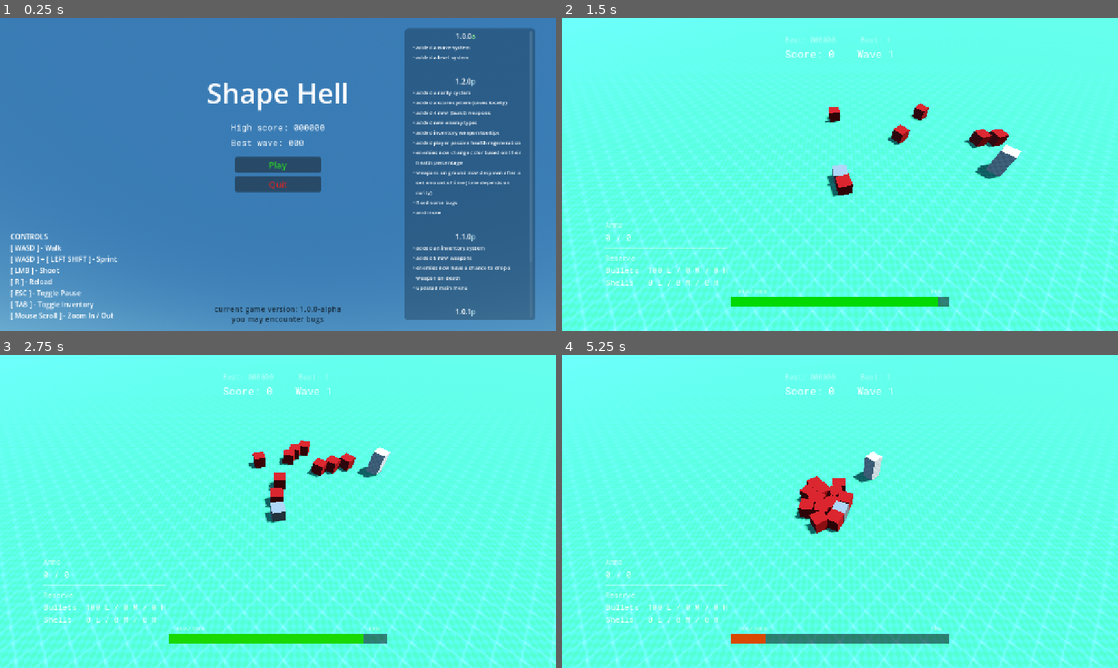
Above: before the commit, frames 1-4 (two rows, left to right).
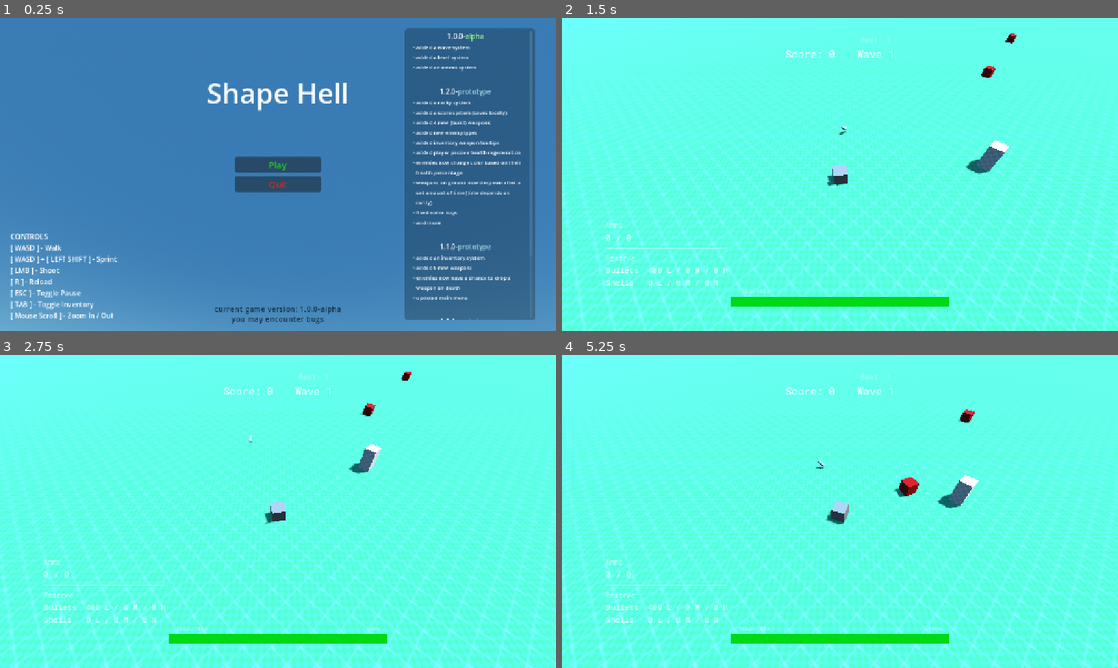
Above: after the commit, the same moments.

Repository: Denis-942/shape-hell
Game: Godot game, scene res://src/scenes/root.tscn
Same seed, same stepped clock (60 frames per second), same inputs: the game is played once before the commit and once after it.
Inputs (mouse positions are in pixels of both pictures, inside the frame that each line leads up to):
- Up to frame 1 (0.25 s): no input
- Up to frame 2 (1.5 s): click "Play" at 0.5 s; move the mouse to (962, 158) at 1.27 s; hold D (right) from 1.28 s (still down); tap 1 (equip) at 1.35 s
- Up to frame 3 (2.75 s): move the mouse to (166, 527) at 2.02 s; release D (right) at 2.03 s; hold S (down) from 2.03 s (still down); tap Shift (sprint) at 2.1 s
- Up to frame 4 (5.25 s): move the mouse to (895, 442) at 2.77 s; release S (down) at 2.78 s; hold D (right) 2.78-3.53 s; click (895, 442) at 2.85 s; move the mouse to (812, 574) at 3.52 s; hold W (up) 3.53-4.28 s; tap Mouse wheel up (zoom_in) at 3.6 s; move the mouse to (1006, 558) at 4.27 s; hold A (left) from 4.28 s (still down); tap Mouse wheel down (zoom_out) at 4.35 s; tap R (reload) at 4.9 s; move the mouse to (673, 464) at 5.02 s; tap 1 (equip) at 5.1 s

The runs differ from the first frame. In frame 1, 2.6% of the frame differs, in the area x 41-94%, y 4-97%; in frame 2, 20%; in frame 3, 24%; in frame 4, 25%, in the area x 0-100%, y 6-100%.

Commit message:
Balancing, some small changes, uhh mainly balancing

Diff:
--- a/src/resources/breaker_weapon_data.tres
+++ b/src/resources/breaker_weapon_data.tres
@@ -26,6 +26,7 @@
 ammo_type = 1
 ammo_weight = 1
 max_ammo = 9
+reload_time = 1.8
 pierce = 7
 projectile_range = 24.0
 projectile_velocity = 70.0
--- /dev/null
+++ b/src/resources/burst_pistol_weapon_data.tres
@@ -0,0 +1,33 @@
+[gd_resource type="Resource" script_class="WeaponData" format=3 uid="uid://824a11xmuhwc"]
+
+[ext_resource type="Script" uid="uid://fa70vcd32qay" path="res://src/scripts/weapon/weapon_data.gd" id="1_jxoom"]
+[ext_resource type="Script" uid="uid://dcbjus20o1o1n" path="res://src/scripts/other/scaled_value.gd" id="1_sdk4b"]
+[ext_resource type="PackedScene" uid="uid://cvd23y3umpox2" path="res://src/scenes/items/weapon_drop.tscn" id="2_ntqfy"]
+[ext_resource type="PackedScene" uid="uid://b8wko4u6gr2hq" path="res://src/scenes/weapons/pistol.tscn" id="4_503t8"]
+
+[sub_resource type="Resource" id="Resource_axtq5"]
+script = ExtResource("1_sdk4b")
+base = 7.0
+metadata/_custom_type_script = "uid://dcbjus20o1o1n"
+
+[resource]
+script = ExtResource("1_jxoom")
+weapon_name = "Burst Pistol"
+weapon_id = &"burst_pistol"
+_fire_type = 1
+rarity = 1
+_burst_fire_delay = 0.3
+_burst_count = 3
+_burst_interval = 0.05
+_burst_rpm = 450
+_burst_rps = 7.5
+damage = SubResource("Resource_axtq5")
+max_ammo = 36
+reload_time = 0.9
+pierce = 2
+projectile_range = 60.0
+projectile_velocity = 80.0
+spread_angle = 6.0
+weapon_scene = ExtResource("4_503t8")
+item_scene = ExtResource("2_ntqfy")
+metadata/_custom_type_script = "uid://fa70vcd32qay"
--- a/src/resources/burster_weapon_data.tres
+++ b/src/resources/burster_weapon_data.tres
@@ -7,7 +7,7 @@
 
 [sub_resource type="Resource" id="Resource_fb1g7"]
 script = ExtResource("1_xt6xi")
-base = 8.0
+base = 10.0
 metadata/_custom_type_script = "uid://dcbjus20o1o1n"
 
 [resource]
@@ -16,14 +16,15 @@
 weapon_id = &"burster"
 _fire_type = 1
 rarity = 3
-_burst_fire_delay = 0.9
+_burst_fire_delay = 0.7
 _burst_count = 10
-_burst_interval = 0.05
-_burst_rpm = 444
-_burst_rps = 7.4074074074074066
+_burst_interval = 0.02
+_burst_rpm = 681
+_burst_rps = 11.363636363636365
 damage = SubResource("Resource_fb1g7")
 ammo_weight = 1
-max_ammo = 45
+max_ammo = 100
+reload_time = 3.0
 pierce = 4
 projectile_range = 60.0
 projectile_velocity = 90.0
--- a/src/resources/destroyer_weapon_data.tres
+++ b/src/resources/destroyer_weapon_data.tres
@@ -16,14 +16,15 @@
 weapon_id = &"destroyer"
 _fire_type = 2
 rarity = 4
-_shotgun_fire_delay = 0.7
+_shotgun_fire_delay = 0.5
 _shotgun_shot_count = 100
-_shotgun_rpm = 85
-_shotgun_rps = 1.4285714285714286
+_shotgun_rpm = 120
+_shotgun_rps = 2.0
 damage = SubResource("Resource_pg1kh")
 ammo_type = 1
 ammo_weight = 2
-max_ammo = 11
+max_ammo = 14
+reload_time = 3.5
 pierce = 9
 projectile_range = 15.0
 projectile_velocity = 100.0
--- a/src/resources/piercer_weapon_data.tres
+++ b/src/resources/piercer_weapon_data.tres
@@ -7,7 +7,7 @@
 
 [sub_resource type="Resource" id="Resource_hds2c"]
 script = ExtResource("1_lrg40")
-base = 40.0
+base = 30.0
 metadata/_custom_type_script = "uid://dcbjus20o1o1n"
 
 [resource]
@@ -15,12 +15,12 @@
 weapon_name = "Piercer"
 weapon_id = &"piercer"
 rarity = 3
-_single_rpm = 360
-_single_rps = 6.0
-_single_fire_delay = 0.16666666666666666
+_single_rpm = 240
+_single_rps = 4.0
+_single_fire_delay = 0.25
 damage = SubResource("Resource_hds2c")
 ammo_weight = 2
-max_ammo = 6
+max_ammo = 5
 pierce = 9
 projectile_range = 200.0
 projectile_velocity = 120.0
--- a/src/resources/pistol_weapon_data.tres
+++ b/src/resources/pistol_weapon_data.tres
@@ -7,18 +7,19 @@
 
 [sub_resource type="Resource" id="Resource_7okld"]
 script = ExtResource("1_kh7pj")
-base = 5.0
+base = 6.0
 metadata/_custom_type_script = "uid://dcbjus20o1o1n"
 
 [resource]
 script = ExtResource("1_j5mfu")
 weapon_name = "Pistol"
 weapon_id = &"pistol"
-_single_rpm = 480
-_single_rps = 8.0
-_single_fire_delay = 0.125
+_single_rpm = 300
+_single_rps = 5.0
+_single_fire_delay = 0.2
 damage = SubResource("Resource_7okld")
-max_ammo = 12
+max_ammo = 15
+reload_time = 0.6
 pierce = 2
 projectile_range = 70.0
 projectile_velocity = 60.0
--- a/src/resources/rifle_weapon_data.tres
+++ b/src/resources/rifle_weapon_data.tres
@@ -7,7 +7,7 @@
 
 [sub_resource type="Resource" id="Resource_bpmo2"]
 script = ExtResource("1_iw4qb")
-base = 7.0
+base = 8.0
 metadata/_custom_type_script = "uid://dcbjus20o1o1n"
 
 [resource]
@@ -20,6 +20,7 @@
 _single_fire_delay = 0.08333333333333333
 damage = SubResource("Resource_bpmo2")
 max_ammo = 30
+reload_time = 2.1
 pierce = 3
 projectile_range = 100.0
 projectile_velocity = 80.0
--- a/src/resources/shotgun_weapon_data.tres
+++ b/src/resources/shotgun_weapon_data.tres
@@ -22,7 +22,8 @@
 _shotgun_rps = 2.5
 damage = SubResource("Resource_knmor")
 ammo_weight = 2
-max_ammo = 7
+max_ammo = 6
+reload_time = 0.9
 pierce = 3
 projectile_range = 9.0
 projectile_velocity = 50.0
--- a/src/resources/shredder_weapon_data.tres
+++ b/src/resources/shredder_weapon_data.tres
@@ -7,7 +7,7 @@
 
 [sub_resource type="Resource" id="Resource_cysq1"]
 script = ExtResource("1_o3e1u")
-base = 8.0
+base = 7.0
 metadata/_custom_type_script = "uid://dcbjus20o1o1n"
 
 [resource]
@@ -15,15 +15,16 @@
 weapon_name = "Shredder"
 weapon_id = &"shredder"
 rarity = 4
-_single_rpm = 12000
-_single_rps = 200.0
-_single_fire_delay = 0.005
+_single_rpm = 9000
+_single_rps = 150.0
+_single_fire_delay = 0.006666666666666667
 damage = SubResource("Resource_cysq1")
-max_ammo = 400
+max_ammo = 600
+reload_time = 5.0
 pierce = 5
 projectile_range = 25.0
 projectile_velocity = 70.0
-spread_angle = 30.0
+spread_angle = 35.0
 weapon_scene = ExtResource("3_o3e1u")
 item_scene = ExtResource("1_ckcsa")
 metadata/_custom_type_script = "uid://fa70vcd32qay"
--- a/src/resources/smg_weapon_data.tres
+++ b/src/resources/smg_weapon_data.tres
@@ -7,7 +7,7 @@
 
 [sub_resource type="Resource" id="Resource_7ip5j"]
 script = ExtResource("1_km4lq")
-base = 6.0
+base = 7.0
 metadata/_custom_type_script = "uid://dcbjus20o1o1n"
 
 [resource]
@@ -20,10 +20,11 @@
 _single_fire_delay = 0.03333333333333333
 damage = SubResource("Resource_7ip5j")
 max_ammo = 60
-pierce = 3
+reload_time = 0.6
+pierce = 2
 projectile_range = 50.0
 projectile_velocity = 60.0
-spread_angle = 8.0
+spread_angle = 11.0
 weapon_scene = ExtResource("3_km4lq")
 item_scene = ExtResource("1_g1gkf")
 metadata/_custom_type_script = "uid://fa70vcd32qay"
--- a/src/scenes/enemies/cube_enemy.tscn
+++ b/src/scenes/enemies/cube_enemy.tscn
@@ -15,9 +15,14 @@
 })
 metadata/_custom_type_script = "uid://c7wo7a5617xkt"
 
+[sub_resource type="Resource" id="Resource_uk8gr"]
+script = ExtResource("2_q8ubj")
+base = 15.0
+metadata/_custom_type_script = "uid://dcbjus20o1o1n"
+
 [sub_resource type="Resource" id="Resource_v4rts"]
 script = ExtResource("2_q8ubj")
-base = 90.0
+base = 50.0
 metadata/_custom_type_script = "uid://dcbjus20o1o1n"
 
 [sub_resource type="CylinderShape3D" id="CylinderShape3D_ffr4i"]
@@ -31,7 +36,7 @@
 
 [node name="CubeEnemy" unique_id=1453232687 node_paths=PackedStringArray("_mesh") instance=ExtResource("1_08uga")]
 rarity_set = SubResource("Resource_mukbn")
-_damage = 5.0
+_damage = SubResource("Resource_uk8gr")
 _speed = 5.0
 _mesh = NodePath("Model")
 _color = Color(0.8, 0, 0, 1)
@@ -40,5 +45,8 @@
 [node name="CollisionShape3D" parent="PlayerDetectionArea" parent_id_path=PackedInt32Array(1629053140) index="0" unique_id=1409306211]
 shape = SubResource("CylinderShape3D_ffr4i")
 
+[node name="CollisionShape3D" parent="PayerAttackArea" parent_id_path=PackedInt32Array(620668395) index="0" unique_id=507740027]
+transform = Transform3D(1, 0, 0, 0, 1, 0, 0, 0, 1, 0, 0, -1.5)
+
 [node name="Model" parent="." index="3" unique_id=2125503745]
 mesh = SubResource("BoxMesh_e1bd7")
--- a/src/scenes/enemies/cuboid_enemy.tscn
+++ b/src/scenes/enemies/cuboid_enemy.tscn
@@ -15,9 +15,14 @@
 })
 metadata/_custom_type_script = "uid://c7wo7a5617xkt"
 
+[sub_resource type="Resource" id="Resource_fn2h1"]
+script = ExtResource("2_i4og5")
+base = 25.0
+metadata/_custom_type_script = "uid://dcbjus20o1o1n"
+
 [sub_resource type="Resource" id="Resource_q8ubj"]
 script = ExtResource("2_i4og5")
-base = 140.0
+base = 70.0
 metadata/_custom_type_script = "uid://dcbjus20o1o1n"
 
 [sub_resource type="CylinderShape3D" id="CylinderShape3D_08uga"]
@@ -32,7 +37,7 @@
 
 [node name="CuboidEnemy" unique_id=1453232687 node_paths=PackedStringArray("_mesh") instance=ExtResource("1_ojhqs")]
 rarity_set = SubResource("Resource_p31mp")
-_damage = 15.0
+_damage = SubResource("Resource_fn2h1")
 _attack_rate = 2.0
 _mesh = NodePath("Model")
 _color = Color(0, 0.63529414, 1, 1)
@@ -41,6 +46,9 @@
 [node name="CollisionShape3D" parent="PlayerDetectionArea" parent_id_path=PackedInt32Array(1629053140) index="0" unique_id=1409306211]
 shape = SubResource("CylinderShape3D_08uga")
 
+[node name="CollisionShape3D" parent="PayerAttackArea" parent_id_path=PackedInt32Array(620668395) index="0" unique_id=507740027]
+transform = Transform3D(1, 0, 0, 0, 1, 0, 0, 0, 1, 0, 0, -1.75)
+
 [node name="Model" parent="." index="3" unique_id=2125503745]
 transform = Transform3D(1, 0, 0, 0, 1, 0, 0, 0, 1, 0, 0.5, 0)
 mesh = SubResource("BoxMesh_16t0b")
--- a/src/scenes/enemies/cylinder_enemy.tscn
+++ b/src/scenes/enemies/cylinder_enemy.tscn
@@ -15,9 +15,14 @@
 })
 metadata/_custom_type_script = "uid://c7wo7a5617xkt"
 
+[sub_resource type="Resource" id="Resource_dfgjt"]
+script = ExtResource("2_sqirp")
+base = 5.0
+metadata/_custom_type_script = "uid://dcbjus20o1o1n"
+
 [sub_resource type="Resource" id="Resource_808mi"]
 script = ExtResource("2_sqirp")
-base = 70.0
+base = 30.0
 metadata/_custom_type_script = "uid://dcbjus20o1o1n"
 
 [sub_resource type="CylinderShape3D" id="CylinderShape3D_ojhqs"]
@@ -32,7 +37,7 @@
 
 [node name="CylinderEnemy" unique_id=1453232687 node_paths=PackedStringArray("_mesh") instance=ExtResource("1_0dabg")]
 rarity_set = SubResource("Resource_ofppv")
-_damage = 3.0
+_damage = SubResource("Resource_dfgjt")
 _speed = 7.0
 _attack_rate = 0.5
 _mesh = NodePath("Model")
@@ -42,6 +47,9 @@
 [node name="CollisionShape3D" parent="PlayerDetectionArea" parent_id_path=PackedInt32Array(1629053140) index="0" unique_id=1409306211]
 shape = SubResource("CylinderShape3D_ojhqs")
 
+[node name="CollisionShape3D" parent="PayerAttackArea" parent_id_path=PackedInt32Array(620668395) index="0" unique_id=507740027]
+transform = Transform3D(1, 0, 0, 0, 1, 0, 0, 0, 1, 0, 0, -1.25)
+
 [node name="Model" parent="." index="3" unique_id=2125503745]
 transform = Transform3D(-4.371139e-08, -1, 0, 1, -4.371139e-08, 0, 0, 0, 1, 0, 0, 0)
 mesh = SubResource("CylinderMesh_808mi")
--- a/src/scenes/player.tscn
+++ b/src/scenes/player.tscn
@@ -6,7 +6,6 @@
 [sub_resource type="Resource" id="Resource_v4rts"]
 script = ExtResource("2_v4rts")
 base = 100.0
-scalar = null
 metadata/_custom_type_script = "uid://dcbjus20o1o1n"
 
 [sub_resource type="SphereShape3D" id="SphereShape3D_cu3ee"]
@@ -14,7 +13,7 @@
 [sub_resource type="BoxMesh" id="BoxMesh_uqkm6"]
 
 [sub_resource type="CylinderShape3D" id="CylinderShape3D_cusn3"]
-radius = 5.0
+radius = 2.0
 
 [node name="Player" type="CharacterBody3D" unique_id=1900480450 node_paths=PackedStringArray("collect_area", "camera", "orientation", "hand")]
 collision_layer = 4
@@ -36,7 +35,7 @@
 mesh = SubResource("BoxMesh_uqkm6")
 
 [node name="Hand" type="Node3D" parent="Orientation" unique_id=1822511787]
-transform = Transform3D(1, 0, 0, 0, 1, 0, 0, 0, 1, 0, 0, -1.25)
+transform = Transform3D(1, 0, 0, 0, 1, 0, 0, 0, 1, 0, 0, -1)
 
 [node name="CameraHolder" type="Node3D" parent="." unique_id=270480315]
 transform = Transform3D(0.7071067, -0.54167515, 0.45451945, 0, 0.6427876, 0.7660444, -0.7071067, -0.54167515, 0.45451945, 0, 0, 0)
--- a/src/scenes/root.tscn
+++ b/src/scenes/root.tscn
@@ -14,38 +14,33 @@
 [ext_resource type="FontFile" uid="uid://c6aj2iphg5erv" path="res://assets/fonts/roboto_mono/RobotoMono-VariableFont_wght.ttf" id="6_x75jv"]
 [ext_resource type="Script" uid="uid://57nvopw0y6cr" path="res://src/scripts/ui/game_version_label.gd" id="7_s0bkk"]
 
-[sub_resource type="Resource" id="Resource_7xcce"]
+[sub_resource type="Resource" id="Resource_pg1kh"]
 script = ExtResource("2_6fxmi")
 spawn_scene = ExtResource("3_tn3mo")
-spawn_position = Vector3(0, 0, -10)
-total_spawn_amount = 24
-spawn_amount = 3
-spawn_interval = 0.75
-spawn_limit = 12
+spawn_position = Vector3(0, 0, -40)
+spawn_amount = 5
+spawn_interval = 1.5
+spawn_limit = 20
 spawn_radius = 20.0
 metadata/_custom_type_script = "uid://dyc17kh50b4rk"
 
-[sub_resource type="Resource" id="Resource_mabam"]
+[sub_resource type="Resource" id="Resource_hds2c"]
 script = ExtResource("2_6fxmi")
-starting_wave = 2
 spawn_scene = ExtResource("4_17eu8")
-spawn_position = Vector3(0, 0, -10)
-total_spawn_amount = 16
+spawn_position = Vector3(0, 0, -40)
 spawn_amount = 2
-spawn_interval = 1.0
-spawn_limit = 8
+spawn_interval = 2.0
+spawn_limit = 10
 spawn_radius = 20.0
 metadata/_custom_type_script = "uid://dyc17kh50b4rk"
 
-[sub_resource type="Resource" id="Resource_6fxmi"]
+[sub_resource type="Resource" id="Resource_bpmo2"]
 script = ExtResource("2_6fxmi")
-starting_wave = 3
 spawn_scene = ExtResource("5_tn3mo")
-spawn_position = Vector3(0, 0, -10)
-total_spawn_amount = 32
+spawn_position = Vector3(0, 0, -40)
 spawn_amount = 3
 spawn_interval = 0.5
-spawn_limit = 16
+spawn_limit = 15
 spawn_radius = 20.0
 metadata/_custom_type_script = "uid://dyc17kh50b4rk"
 
@@ -189,7 +184,9 @@
 main_menu_camera = NodePath("MainMenuCamera")
 ui_canvas_root = NodePath("../../CanvasLayer")
 spawner_pos = NodePath("../../GameWorld/Holders/Spawners/Node3D")
-spawner_datas = Array[ExtResource("2_6fxmi")]([SubResource("Resource_7xcce"), SubResource("Resource_mabam"), SubResource("Resource_6fxmi")])
+cube_spawner_data = SubResource("Resource_pg1kh")
+cuboid_spawner_data = SubResource("Resource_hds2c")
+cylinder_spawner_data = SubResource("Resource_bpmo2")
 metadata/_custom_type_script = "uid://dcmhvmc603jsl"
 
 [node name="MainMenuCamera" type="Camera3D" parent="Singletons/Game" unique_id=1834265182]
@@ -605,12 +602,13 @@
 size_flags_vertical = 3
 theme_override_constants/line_separation = 6
 bbcode_enabled = true
-text = "[center]1.0.0[color=light_green]a[/color][/center][font_size=12][ul]
+text = "[center]1.0.0-[color=light_green]alpha[/color][/center][font_size=12][ul]
 added a wave system
 added a level system
+added an ammo system
 [/ul]
 [/font_size]
-[center]1.2.0[color=light_blue]p[/color][/center][font_size=12][ul]
+[center]1.2.0-[color=light_blue]prototype[/color][/center][font_size=12][ul]
 added a rarity system
 added a score system (saves locally)
 added 4 new (burst) weapons
@@ -623,14 +621,14 @@
 and more
 [/ul]
 [/font_size]
-[center]1.1.0[color=light_blue]p[/color][/center][font_size=12][ul]
+[center]1.1.0-[color=light_blue]prototype[/color][/center][font_size=12][ul]
 added an inventory system
 added 5 new weapons
 enemies now have a chance to drop a weapon on death
 updated main menu
 [/ul]
 [/font_size]
-[center]1.0.1[color=light_blue]p[/color][/center][font_size=12][ul]
+[center]1.0.1-[color=light_blue]prototype[/color][/center][font_size=12][ul]
 fixed a bug making the player being unable to kill after one death
 enemies are now killed after a restart
 [/ul]
--- a/src/scripts/entity/enemy.gd
+++ b/src/scripts/entity/enemy.gd
@@ -3,7 +3,7 @@
 
 @export var rarity_set: RaritySet
 
-@export var _damage: float = 10.0
+@export var _damage: ScalableValue
 @export var _speed: float = 1.0
 @export var _attack_rate: float = 1.0
 
@@ -19,7 +19,18 @@
 @export var _color: Color
 
 
+# func _enter_tree() -> void:
+
+
 func _ready() -> void:
+	_damage.set_scaling_func(func(b: float, l: int) -> float:
+		return b * (1.0 + (l - 1) * 0.5)
+		)
+	_damage.scalar = maxi(level.value(), 1)
+	level.changed.connect(func(new_value: int) -> void:
+		_damage.scalar = maxi(new_value, 1)
+		)
+
 	_player = Game.inst.player
 	_player_detection_area.body_entered.connect(_on_player_detection_area_body_entered)
 	_player_attack_area.body_entered.connect(_on_player_attack_area_body_entered)
@@ -41,8 +52,9 @@
 	if _can_attack_player():
 		await _attack_player()
 
-	var dir: Vector3 = position.direction_to(_player.position)
-	#dir.y = velocity.y
+	var dir: Vector3
+	if not _player_in_attack_range:
+		dir = position.direction_to(_player.position)
 	velocity = Vector3(dir.x * _speed, velocity.y, dir.z * _speed)
 	look_at(_player.position)
 	move_and_slide()
@@ -67,7 +79,8 @@
 
 
 func _attack_player() -> void:
-	_player.take_damage(_damage)
+	var dmg: float = _damage.base
+	_player.take_damage(dmg)
 	_attack_on_cooldown = true
 	#await Utils.delay_s(_attack_rate)
 	await get_tree().create_timer(_attack_rate).timeout
--- a/src/scripts/entity/entity.gd
+++ b/src/scripts/entity/entity.gd
@@ -48,7 +48,7 @@
 
 func _enter_tree() -> void:
 	_max_health.set_scaling_func(func(b: float, l: int) -> float:
-		return b * (1.0 + (l - 1) * 0.1)
+		return b * (1.0 + (l - 1) * 0.5)
 		)
 	_max_health.scalar = maxi(level.value(), 1)
 	level.changed.connect(func(new_value: int) -> void:
--- a/src/scripts/singletons/game.gd
+++ b/src/scripts/singletons/game.gd
@@ -30,8 +30,11 @@
 @export var game_map: Node3D
 @export var main_menu_camera: Node
 @export var ui_canvas_root: CanvasLayer
-@export var spawner_pos: Node3D # INFO TEMPORARY
-@export var spawner_datas: Array[SpawnerData]
+@export var spawner_pos: Node3D # INFO temporary
+# @export var spawner_datas: Array[SpawnerData]
+@export var cube_spawner_data: SpawnerData
+@export var cuboid_spawner_data: SpawnerData
+@export var cylinder_spawner_data: SpawnerData
 
 enum AmmoType {
 	BULLET = 0,
@@ -158,6 +161,7 @@
 	enemy_died.connect(_on_enemy_died)
 	player_died.connect(func() -> void:
 		_player_death_count += 1
+		_playing = false
 		)
 	process_mode = Node.PROCESS_MODE_ALWAYS
 
@@ -171,15 +175,17 @@
 
 	_spawn_starter_weapon()
 
-	_load_data()
 	go_to_main_menu()
 
-	wave_finished.connect(func(wave_number: int) -> void:
-		print("finished wave %d" % wave_number)
-		print("starting wave %d in 1 second...\n" % (wave_number + 1))
+	wave_finished.connect(func(__wave_number: int) -> void:
+		# print("finished wave %d" % wave_number)
+		# print("starting wave %d in 1 second...\n" % (wave_number + 1))
 		await get_tree().create_timer(1.0).timeout
 		_start_next_wave()
 		)
+
+	await Utils.delay_frame()
+	_load_data()
 
 
 func _process(_delta: float) -> void:
@@ -216,22 +222,49 @@
 	_paused = false
 	start_wave(1)
 	# NOTE temporary
-	player.get_inventory().set_ammo(100, Game.AmmoType.BULLET, Game.AmmoWeight.LIGHT)
+	player.get_inventory().set_ammo(400, Game.AmmoType.BULLET, Game.AmmoWeight.LIGHT)
 
 
 func start_wave(wave_number: int) -> void:
 	print("starting wave %d" % wave_number)
 	_wave_number = wave_number
 	var wave_enemy_count := 0
-	for spawner_data: SpawnerData in spawner_datas:
-		if _wave_number >= spawner_data.starting_wave:
-			var spawner := Spawner.new(spawner_data)
-			spawner.level.set_value(wave_number)
-			spawner.activate()
-			wave_enemy_count += spawner.data.total_spawn_amount
-			print("spawner (%d | %d) activated" % [spawner_data.starting_wave, wave_number])
-		else:
-			print("spawner (%d | %d) NOT activated" % [spawner_data.starting_wave, wave_number])
+	var enemy_amount_to_spawn := int(5 + (_wave_number * 0.95))
+	# INFO disabled for now
+	# for spawner_data: SpawnerData in spawner_datas:
+	# 	if _wave_number >= spawner_data.starting_wave:
+	# 		var spawner := Spawner.new(spawner_data)
+	# 		spawner.level.set_value(wave_number)
+	# 		spawner.activate()
+	# 		wave_enemy_count += spawner.data.total_spawn_amount
+	# 		print("spawner (%d | %d) activated" % [spawner_data.starting_wave, wave_number])
+	# 	else:
+	# 		print("spawner (%d | %d) NOT activated" % [spawner_data.starting_wave, wave_number])
+	#region temp
+
+	# INFO hardcoded for now
+	var spawner1 := Spawner.new(cube_spawner_data)
+	spawner1.level.set_value(wave_number)
+	spawner1.activate()
+	spawner1.data.total_spawn_amount = int(enemy_amount_to_spawn * 0.5)
+	wave_enemy_count += spawner1.data.total_spawn_amount
+
+	if _wave_number >= 5:
+		var spawner2 := Spawner.new(cuboid_spawner_data)
+		spawner2.level.set_value(wave_number)
+		spawner2.activate()
+		spawner2.data.total_spawn_amount = int(enemy_amount_to_spawn * 0.2)
+		wave_enemy_count += spawner2.data.total_spawn_amount
+
+	if _wave_number >= 10:
+		var spawner3 := Spawner.new(cylinder_spawner_data)
+		spawner3.level.set_value(wave_number)
+		spawner3.activate()
+		spawner3.data.total_spawn_amount = int(enemy_amount_to_spawn * 0.3)
+		wave_enemy_count += spawner3.data.total_spawn_amount
+
+	#endregion
+
 	_wave_enemies_left = wave_enemy_count
 	print("enemies to kill in this wave: %d\n\n" % _wave_enemies_left)
 	player.level.set_value(_wave_number)
@@ -281,8 +314,9 @@
 	_wave_enemies_left -= 1
 	_enemy_kill_count += 1
 	_score += int(10 + ((_wave_number - 1) * 0.5))
-	var weapon_drop: bool = randf() <= 0.02
+	var weapon_drop: bool = randf() <= 0.20 - minf((_wave_number - 1) * 0.005, 0.15)
 	if weapon_drop:
+		print("dropping weapon")
 		var rarity_set := RaritySet.new()
 		var rarity := rarity_set.roll()
 		var pos_x := enemy.global_position.x + randf_range(-1.0, 1.0)
@@ -300,13 +334,13 @@
 	# if coin_drop:
 	# 	var amount := int((1.0 + ((enemy.level.value() - 1) * 0.1)) * randi_range(10, 100))
 	# 	Spawner.spawn_coin(amount, enemy.position)
-	var ammo_drop: bool = randf() <= 0.05
+	var ammo_drop: bool = randf() <= 0.80 - minf((_wave_number - 1) * 0.01, 0.70)
 	if ammo_drop:
 		var type: AmmoType = AmmoType.values().pick_random()
 		var weight: AmmoWeight = AmmoWeight.values().pick_random()
 		var level_mult: float = 1.0 + ((enemy.level.value() - 1) * 0.1)
 		var type_mult: float = 4.0 if type == AmmoType.BULLET else 1.0
-		var weight_mult: float = 3.0 - float(weight)
+		var weight_mult: float = 5.0 - float(weight * 2)
 		var amount := int(randi_range(1, 10) * level_mult * type_mult * weight_mult)
 		Spawner.spawn_ammo(amount, type, weight, enemy.position)
 
@@ -325,6 +359,9 @@
 	var err := config.load_encrypted_pass(SAVE_LOAD_PATH, SAVE_LOAD_PASSWORD)
 
 	if err != OK:
+		_high_score = 0
+		_best_wave = 0
+		print("fail")
 		return
 
 	_high_score = config.get_value("general", "high_score", 0)
@@ -334,9 +371,10 @@
 func _spawn_starter_weapon() -> void:
 	var item_pos := Vector3(randf_range(-3.0, 3.0), 2.0, randf_range(-7.0, -3.0))
 	var weapon_data: WeaponData
-	if OS.has_feature("editor"):
-		weapon_data = test_weapon_data
-	else:
-		weapon_data = starter_weapon_data
+	# if OS.has_feature("editor"):
+	# 	weapon_data = test_weapon_data
+	# else:
+	# 	weapon_data = starter_weapon_data
+	weapon_data = starter_weapon_data
 	weapon_data.level.set_value(1)
 	Spawner.spawn_weapon(weapon_data, item_pos)
--- a/src/scripts/weapon/weapon_data.gd
+++ b/src/scripts/weapon/weapon_data.gd
@@ -157,7 +157,7 @@
 	await Utils.delay_frame()
 	assert(damage != null)
 	damage.set_scaling_func(func(b: float, l: int) -> float:
-		return b * (1.0 + (l - 1) * 0.1)
+		return b * (1.0 + (l - 1) * 0.3)
 		)
 
 
